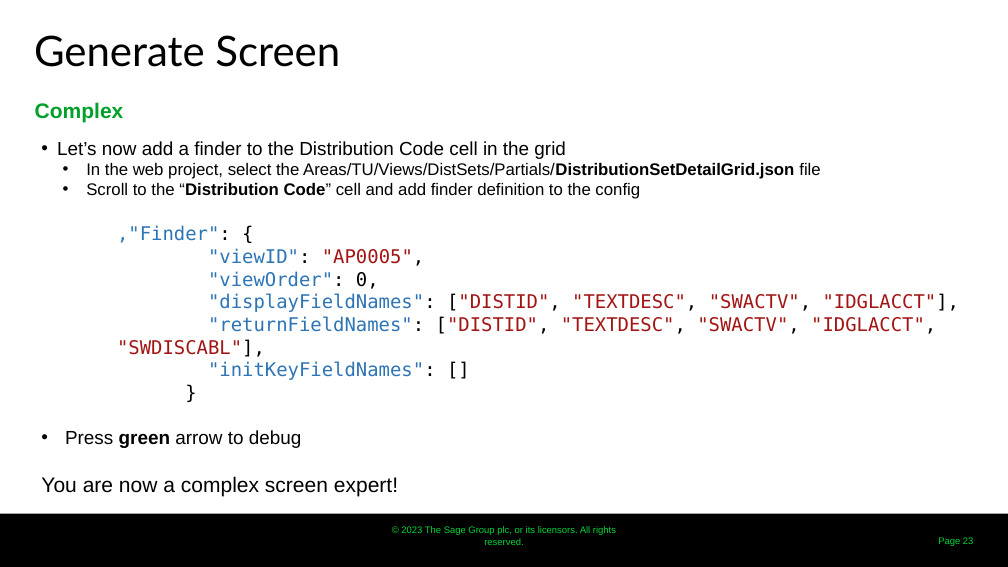
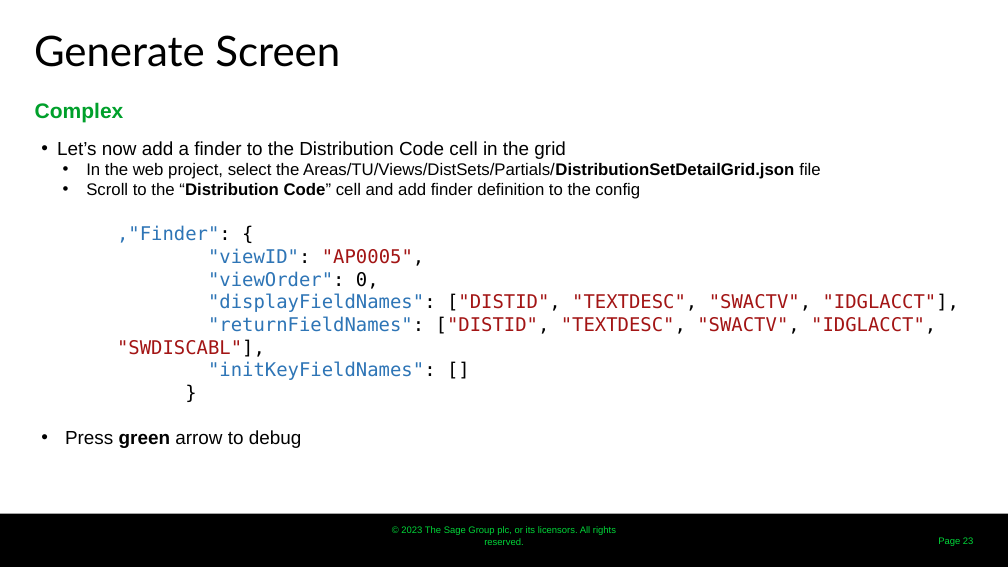
Before and after one commit to SageNADev/Sage300-SDK, a slide deck: slide 23 of docs/presentations/Sage300TechnicalSessionHandsOn.pptx. Drawn at 1008x567 pixels with LibreOffice and Linux fonts; fonts in the diff are those of the drawing; background and template pictures are left out. Boxes give left, top, right and bottom in pixels: in the first picture for what was removed or moved away, otherwise in the second. Text is boxed around its words. In the diff, an @@ line names an element or a change of style, - is before the commit and + after.

```diff
--- a/docs/presentations/Sage300TechnicalSessionHandsOn.pptx
+++ b/docs/presentations/Sage300TechnicalSessionHandsOn.pptx
@@ text at (41, 476, 398, 496): paragraph removed @@
-You are now a complex screen expert!
```
Also in this commit, not shown: 6 other slides changed, 2 slides added, 1 other file.
